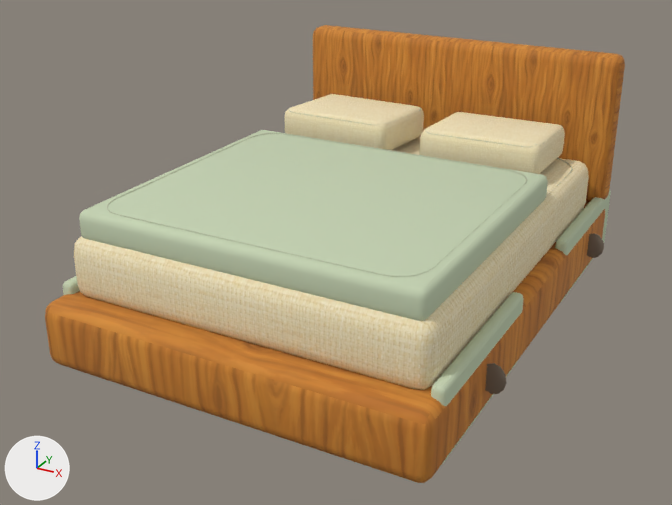
Two versions of the glTF model public/models/furniture/storage-platform-bed.glb, one commit apart.
Before and after are seen from a 50 mm lens placed at (1.59, -3.15, 1.75), pointed at (-0.06, -0.14, 0.24). The lights are fixed; the arrows at lower left show +X, +Y and +Z. The picture after the commit comes second. Vertices at exactly the same position are counted once.

In view in the first picture: 'storage-platform-bed'.
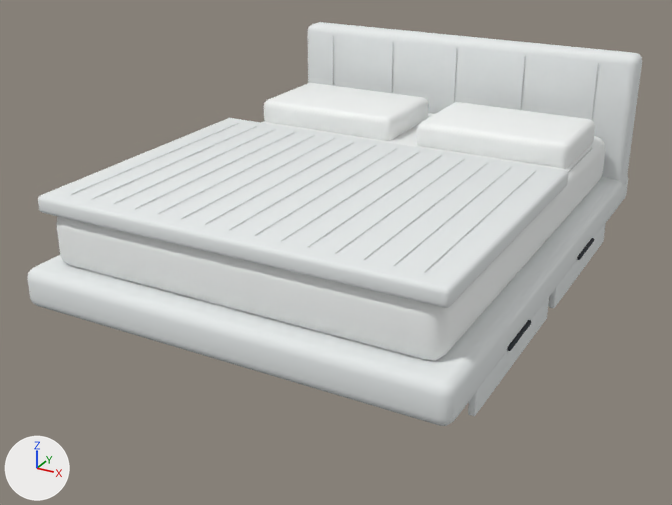
The change, as a list of edits to the scene's bpy script:
```text
Change mat_upholstery_textured:
    mat_upholstery_textured.base_color: (0.56, 0.65, 0.45) -> (0.81, 0.84, 0.84)  # pale green #c5d3b3 -> white #e8ecec
Change me_cube_123:
    remove me_cube_123.from_pydata(...)  # 2820 vertices, 5468 faces; spans x -0.82..0.82, y -1.08..1.08, z 0.0..0.92
    remove me_cube_123.materials.append(mat_wood_honey_textured)  # picture img_handpainted_honey_oak
    remove me_cube_123.materials.append(mat_linen_textured)  # picture img_handpainted_cream_linen
    add me_cube_123.from_pydata(...)  # 2528 vertices, 4676 faces; spans x -0.82..0.82, y -1.08..1.08, z 0.0..0.92
    me_cube_123 part 1: the loose piece of 96 vertices spanning x -0.7..0.7, y -0.97..0.81, z 0.23..0.48 is scaled about its middle by (0.0072, 0.124, 0.0649), then moved by (-0.82, -0.42, -0.09), in mat_modern_recess_charcoal (dark grey #242c32)
    me_cube_123 part 2: the loose piece of 96 vertices spanning x -0.76..0.76, y -1.08..0.96, z 0.0..0.25 is scaled about its middle by (0.00657, 0.107, 0.0596), then moved by (-0.82, 0.38, 0.14), in mat_modern_recess_charcoal (dark grey #242c32)
    me_cube_123 part 3: the loose piece of 96 vertices spanning x 0.07..0.59, y 0.3..0.75, z 0.49..0.66 is multiplied about its middle by the matrix ((0.02, 0.0, 0.0), (-0.015, 0.537, -0.019), (0.0, 0.005, 0.11)), then moved by (0.49, -1.02, -0.31), in mat_modern_recess_charcoal (dark grey #242c32)
    me_cube_123 part 4: the loose piece of 96 vertices spanning x -0.6..-0.07, y 0.3..0.75, z 0.49..0.66 is multiplied about its middle by the matrix ((0.02, 0.0, 0.0), (0.015, 0.537, -0.019), (0.0, 0.005, 0.11)), then moved by (1.15, -0.2, -0.31), in mat_modern_recess_charcoal (dark grey #242c32)
    me_cube_123 part 5: the loose piece of 96 vertices spanning x -0.76..0.76, y 0.85..0.98, z 0.25..0.92 is scaled about its middle by (1.08, 1.05, 0.945), then moved by (0.0, 0.05, 0.02), in mat_upholstery_textured (white #e8ecec)
    me_cube_123 part 6: the loose piece of 150 vertices spanning x 0.08..0.58, y 0.31..0.74, z 0.62..0.65 is rebuilt with 192 vertices and now spans x 0.08..0.69, y 0.34..0.73, z 0.66, in mat_modern_tailored_welting (light grey #d0d4d4)
    me_cube_123 part 7: the loose piece of 150 vertices spanning x -0.66..0.66, y -0.91..0.76, z 0.48..0.49 is rebuilt with 96 vertices and now spans x -0.74..0.74, y -0.99..0.88, z 0.36..0.58, in mat_modern_porcelain_detail (white #f5f7f6)
    me_cube_123 part 8: the loose piece of 150 vertices spanning x -0.62..0.62, y -0.89..0.21, z 0.57..0.58 is rebuilt with 96 vertices and now spans x -0.77..0.77, y -1.01..0.15, z 0.57..0.64, in mat_upholstery_textured (white #e8ecec)
    me_cube_123 part 9: the loose piece of 150 vertices spanning x -0.59..-0.08, y 0.31..0.74, z 0.62..0.65 is rebuilt with 192 vertices and now spans x -0.69..-0.08, y 0.34..0.73, z 0.66, in mat_modern_tailored_welting (light grey #d0d4d4)
    me_cube_123 part 10: the loose piece of 150 vertices spanning x -0.68..0.68, y -0.94..0.79, z 0.23..0.25 is rebuilt with 96 vertices and now spans x -0.81..0.81, y -1.08..1.08, z 0.23..0.38, in mat_upholstery_textured (white #e8ecec)
    me_cube_123 part 11: 31 loose pieces with 1476 vertices, spanning x -0.82..0.82, y -0.96..1.08, z 0.01..0.87, are deleted
    me_cube_123 part 12: 112 vertices removed from x -0.67..0.67, y -0.95..0.25, z 0.29..0.58; 1374 vertices added at x -0.81..0.81, y -0.96..0.9, z 0.0..0.88
    remove me_cube_123.materials.append(mat_variant_surface)  # pale green #c5d3b3
    remove me_cube_123.materials.append(mat_aged_bronze)  # brown #7c6f61
    remove me_cube_123.materials.append(mat_wood_dark)  # brown #86614d
    remove me_cube_123.materials.append(mat_tailored_tone_on_tone_stitch)  # grey #b5ba9e
    remove me_cube_123.materials.append(mat_ceramic_fitting_detail)  # white #e7e8de
    add me_cube_123.materials.append(mat_modern_recess_charcoal)  # dark grey #242c32
    add me_cube_123.materials.append(mat_modern_porcelain_detail)  # white #f5f7f6
    add me_cube_123.materials.append(mat_modern_tailored_welting)  # light grey #d0d4d4
```

Boxes (x1, y1, x2, y2) around the edits, measured in the pictures (672 x 505 px; the box of a moved part takes in the faces that stretch with it):
'storage-platform-bed', recoloured, reshaped (6% wider, 12% shorter)
    before: (45, 25, 625, 483)
    after: (27, 22, 642, 426)
part 1 of me_cube_123, moved or reshaped (not visible afterwards)
    before: (74, 137, 589, 390)
part 2 of me_cube_123, moved or reshaped (not visible afterwards)
    before: (45, 202, 605, 483)
part 3 of me_cube_123, moved or reshaped
    before: (419, 112, 565, 174)
    after: (507, 320, 531, 351)
part 4 of me_cube_123, moved or reshaped
    before: (285, 94, 424, 150)
    after: (577, 238, 594, 260)
part 5 of me_cube_123, moved or reshaped
    before: (313, 25, 625, 202)
    after: (307, 22, 642, 186)
part 6 of me_cube_123, rebuilt (not visible afterwards)
    before: (425, 125, 563, 147)
part 7 of me_cube_123, rebuilt (mostly hidden before)
    before: (419, 136, 573, 192)
    after: (57, 113, 605, 361)
part 8 of me_cube_123, rebuilt (26% wider, 32% taller)
    before: (107, 133, 528, 277)
    after: (38, 118, 568, 308)
part 9 of me_cube_123, rebuilt (not visible afterwards)
    before: (289, 108, 421, 125)
part 10 of me_cube_123, rebuilt (not visible before)
    after: (27, 175, 628, 426)
part 11 of me_cube_123, deleted (mostly hidden)
    before: (63, 189, 611, 464)
part 12 of me_cube_123, built on
    before: (79, 130, 548, 321)
    after: (71, 36, 606, 416)
